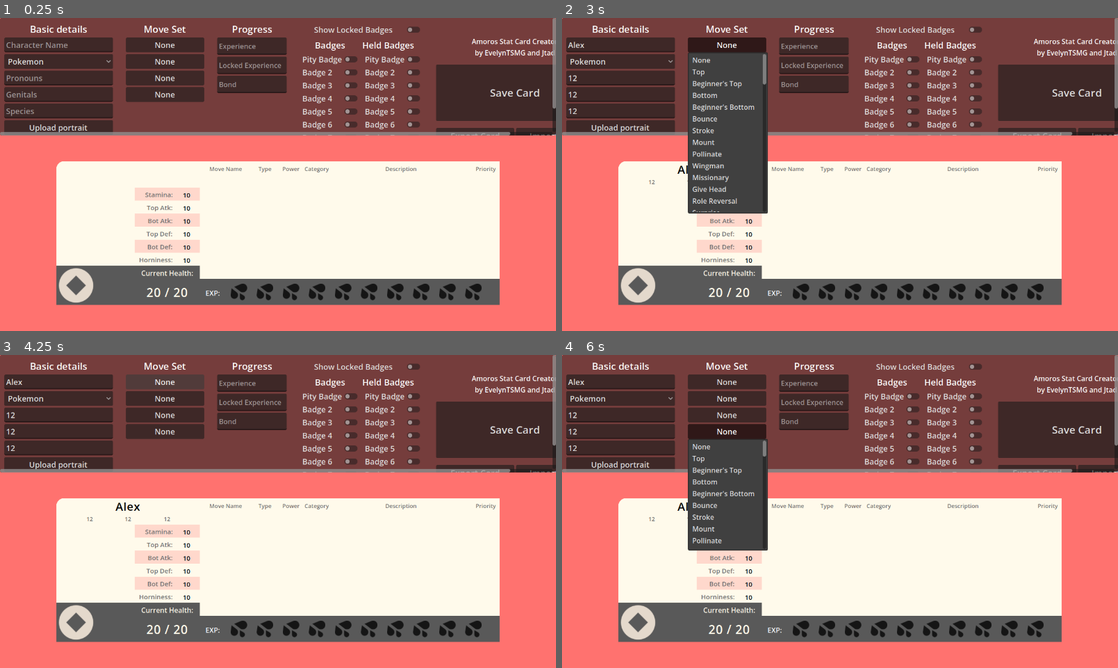
Above: before the commit, frames 1-4 (two rows, left to right).
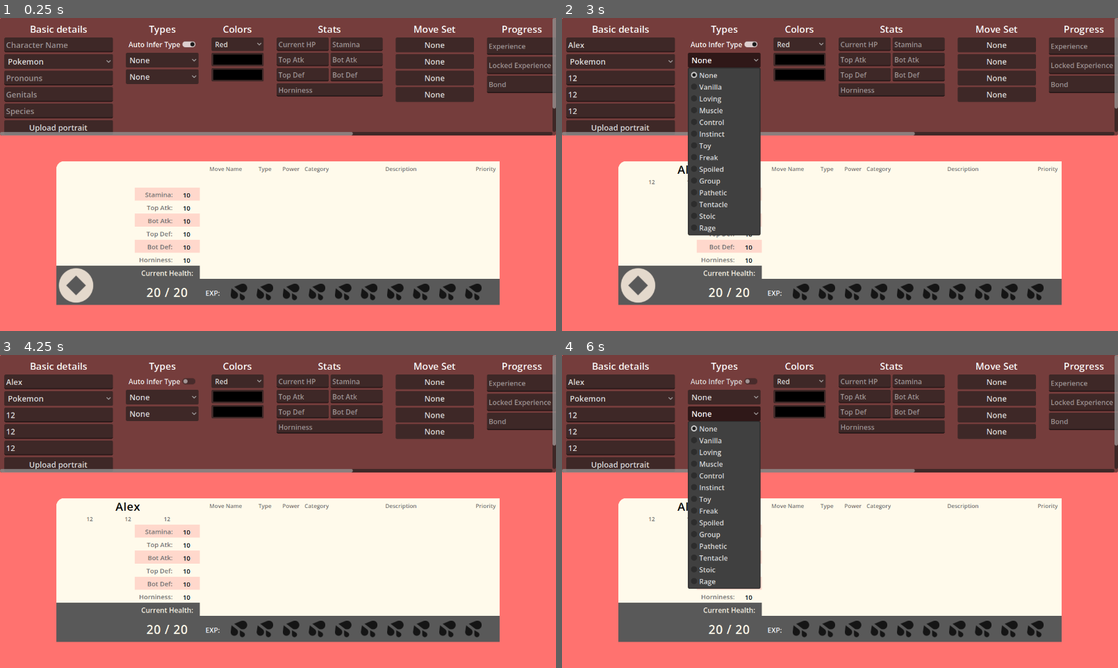
Above: after the commit, the same moments.

Repository: EvelynTSMG/AmorosStatCardCreator
Game: Godot game, scene res://creator.tscn
Same seed, same stepped clock (60 frames per second), same inputs: the game is played once before the commit and once after it.
Inputs (mouse positions are in pixels of both pictures, inside the frame that each line leads up to):
- Up to frame 1 (0.25 s): no input
- Up to frame 2 (3 s): click (623, 46) at 0.52 s; type "Alex" at 0.6 s; click (623, 77) at 0.75 s; type "12" at 0.83 s; click (623, 93) at 0.98 s; type "12" at 1.07 s; click (623, 111) at 1.27 s; type "12" at 1.35 s; click "Pokemon" at 2 s; click "None" at 2.75 s
- Up to frame 3 (4.25 s): click (161, 380) at 3.5 s, where only the run after the commit has a clickable "Auto Infer Type"
- Up to frame 4 (6 s): click "None" at 4.25 s; click "None" at 5 s; click "None" at 5.75 s

The runs differ from the first frame. In frame 1, 13% of the frame differs, in the area x 22-100%, y 2-38%; in frame 2, 16%; in frame 3, 14%; in frame 4, 17%, in the area x 10-100%, y 2-92%.

Commit message:
Fix some option panels being hidden

Diff:
--- a/creator.tscn
+++ b/creator.tscn
@@ -1230,7 +1230,6 @@
 text = "Upload portrait"
 
 [node name="Types" type="VBoxContainer" parent="EditorUI/ScrollContainer/MarginContainer/OptionPanels" unique_id=362861688]
-visible = false
 layout_mode = 2
 
 [node name="Header" type="Label" parent="EditorUI/ScrollContainer/MarginContainer/OptionPanels/Types" unique_id=136158155]
@@ -1264,7 +1263,6 @@
 value_connect = "type2"
 
 [node name="Colors" type="VBoxContainer" parent="EditorUI/ScrollContainer/MarginContainer/OptionPanels" unique_id=624247687]
-visible = false
 layout_mode = 2
 
 [node name="Header" type="Label" parent="EditorUI/ScrollContainer/MarginContainer/OptionPanels/Colors" unique_id=841554910]
@@ -1294,7 +1292,6 @@
 value_connect = "color2"
 
 [node name="Stats" type="VBoxContainer" parent="EditorUI/ScrollContainer/MarginContainer/OptionPanels" unique_id=1200959654]
-visible = false
 layout_mode = 2
 
 [node name="Header" type="Label" parent="EditorUI/ScrollContainer/MarginContainer/OptionPanels/Stats" unique_id=181713702]
